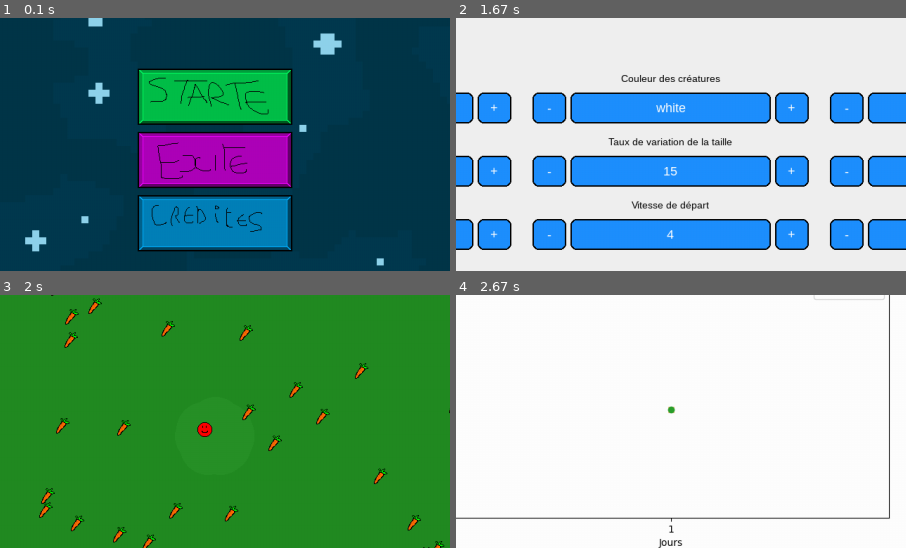
Above: before the commit, frames 1-4 (two rows, left to right).
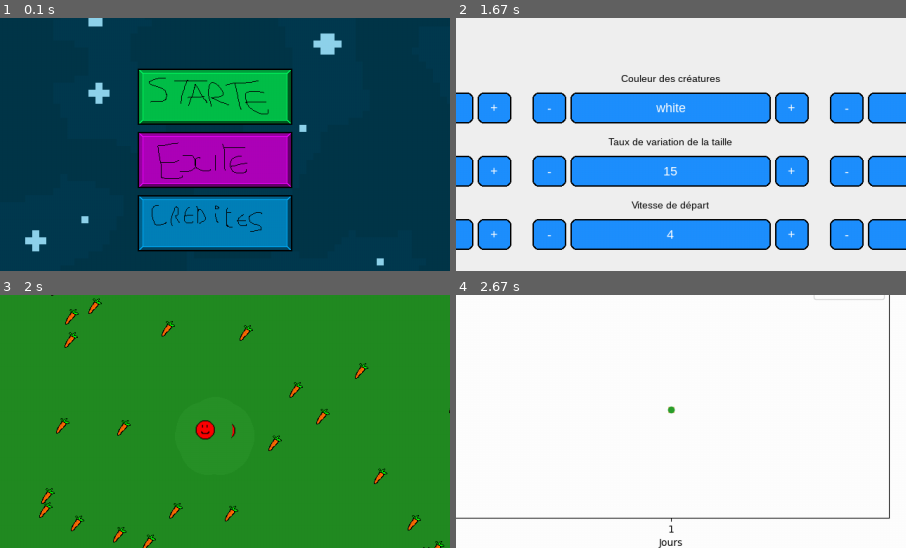
Above: after the commit, the same moments.

Repository: X47C/Trophees-NSI
Game: pygame game, started from main.py
Same seed, same stepped clock (60 frames per second), same inputs: the game is played once before the commit and once after it.
Inputs (mouse positions are % of the whole screen's width and height, from its top left):
- Up to frame 1 (0.1 s): no input
- Up to frame 2 (1.67 s): click (47, 33) at 1.38 s
- Up to frame 3 (2 s): click "Start" at 1.72 s
- Up to frame 4 (2.67 s): click "End" at 2.05 s; press the mouse at (50, 89) at 2.37 s; move the mouse to (69, 51) at 2.47 s; release the mouse at (88, 13) at 2.6 s
The pictures show only the part of the screen within x 26-76%, y 22-72%; the shares and areas given below are measured in that part.

Frames 1-2 are identical in both runs. In frame 3, 0.3% of the frame differs, in the area x 43-57%, y 43-58%; in frame 4, nothing differs.

Commit message:
Les créatures se détectent, sont capables de caniibalisme et de courir apres des plus petites

Diff:
--- a/Game/creature.py
+++ b/Game/creature.py
@@ -25,7 +25,9 @@
         self.days_max = Days_Max
         self.pos_x = settings.Display_size[0] // 2
         self.pos_y = settings.Display_size[1] // 2
-        self.image = pg.image.load("assets/creature.png")
+        img = pg.image.load("assets/creature.png")
+        img_size = img.get_size()
+        self.image = pg.transform.smoothscale(img, (img_size[0] + self.size * 2, img_size[1] + self.size * 2))
         self.rect = self.image.get_rect(center=(int(self.pos_x), int(self.pos_y)))
         self.angle_deg = rd(0, 360)
         self.radius = 10 * self.view
@@ -39,6 +41,7 @@
         """
         deplace la creature en fonction de sa vitesse et de son angle
         """
+        self.collide()
         dt = 1.0 / settings.FPS
         w, h = settings.Display_size
 
@@ -60,10 +63,17 @@
 
         seen, food_id = self.see_food()
         if seen:
-            fx, fy = settings.food_list[food_id].pos_x, settings.food_list[food_id].pos_y
-            desired = degrees(atan2(fy - self.pos_y, fx - self.pos_x)) % 360.0
-            self.angle_deg = desired
-            self.ang_vel = 0.0
+            if food_id[1] == None:
+                fx, fy = settings.food_list[food_id[0]].pos_x, settings.food_list[food_id[0]].pos_y
+                desired = degrees(atan2(fy - self.pos_y, fx - self.pos_x)) % 360.0
+                self.angle_deg = desired
+                self.ang_vel = 0.0
+            # else:
+            #     fx, fy = settings.creatures_list[food_id[0]][food_id[1]].pos_x, settings.creatures_list[food_id[0]][food_id[1]].pos_y
+            #     desired = degrees(atan2(fy - self.pos_y, fx - self.pos_x)) % 360.0
+            #     self.angle_deg = desired
+            #     self.ang_vel = 0.0
+
 
         self.ang_vel *= damping
 
@@ -109,7 +119,7 @@
         # ----------------------
         # Consommation d'énergie
         # ----------------------
-        # Coefficients calibrés pour durée az peu pres 10s pour une créature moyenne noramlement (speed=5,size=5,view=5)
+        # Coefficients calibrés pour durée a peu pres 10s pour une créature moyenne noramlement (speed=5,size=5,view=5)
         base_cost = 0.06
         coeff_speed = 0.008
         coeff_size = 0.006
@@ -183,11 +193,31 @@
         """
         for i, food in enumerate(settings.food_list):
             if math.hypot(self.pos_x - food.pos_x, self.pos_y - food.pos_y) < self.radius:
-                return True, i
-        return False, None
+                return True, (i, None)
+        for i, l in enumerate(settings.creatures_list):
+            for j, c in enumerate(l):
+                if math.hypot(self.pos_x - c.pos_x, self.pos_y - c.pos_y) < self.radius:
+                    return True, (i, j)
+        return False, (None, None)
 
     def is_alive(self):
         """
         Check si le mec est en vie renvois True ou false
         """
         return self.ate > 0 and self.days <= self.days_max
+
+
+    def collide(self):
+        creature_rect = self.rect
+
+        for i, l in enumerate(settings.creatures_list):
+            for j, c in enumerate(l):
+                if creature_rect.colliderect(c.rect):
+                    if id(c) != id(self):
+                        self.canibalism(c, i, j)
+                        return True, (i, j)
+
+    def canibalism(self, c, i, j):
+        if self.size - 4 >= c.size:
+            settings.creatures_list[i].pop(j)
+            return
